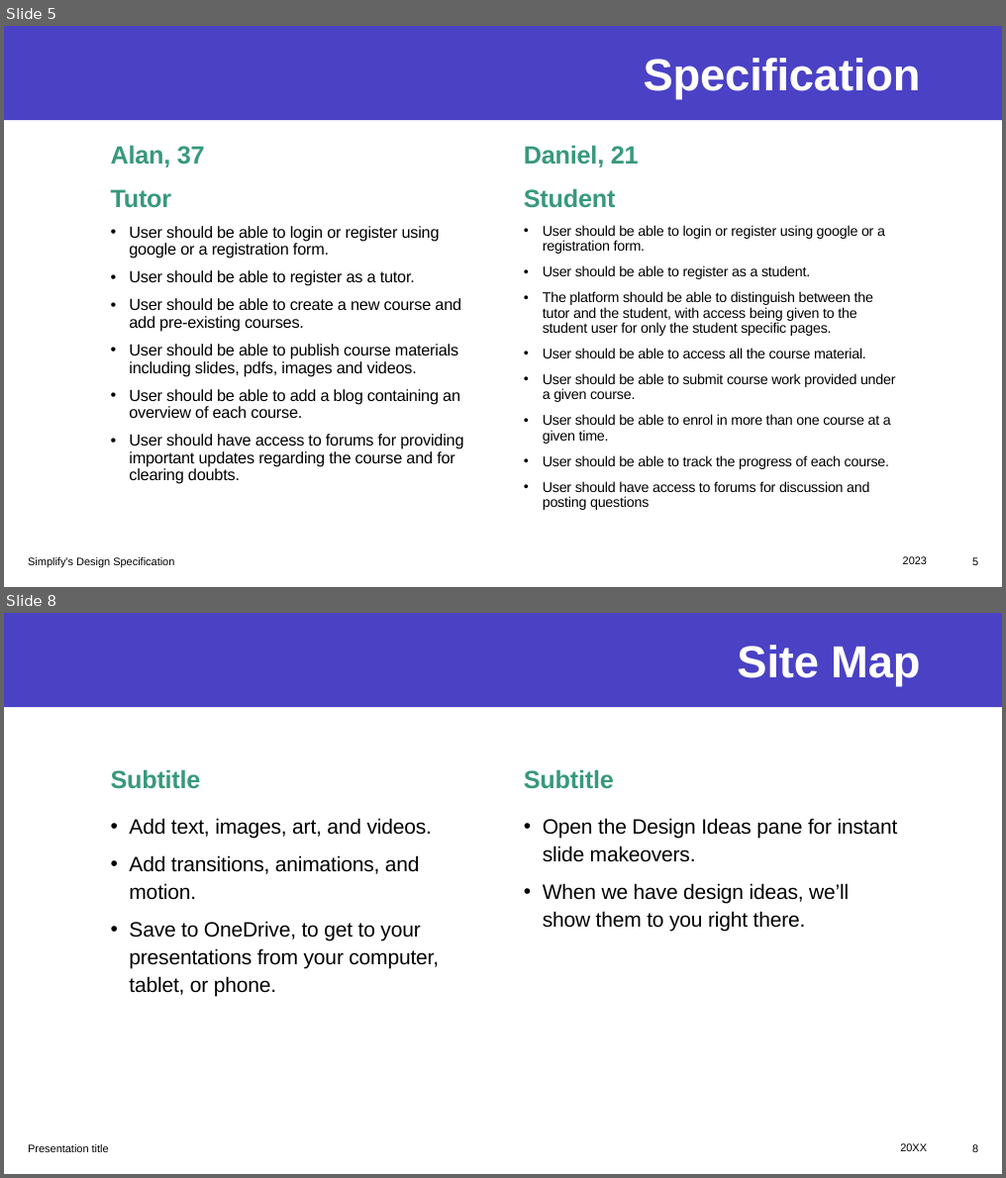
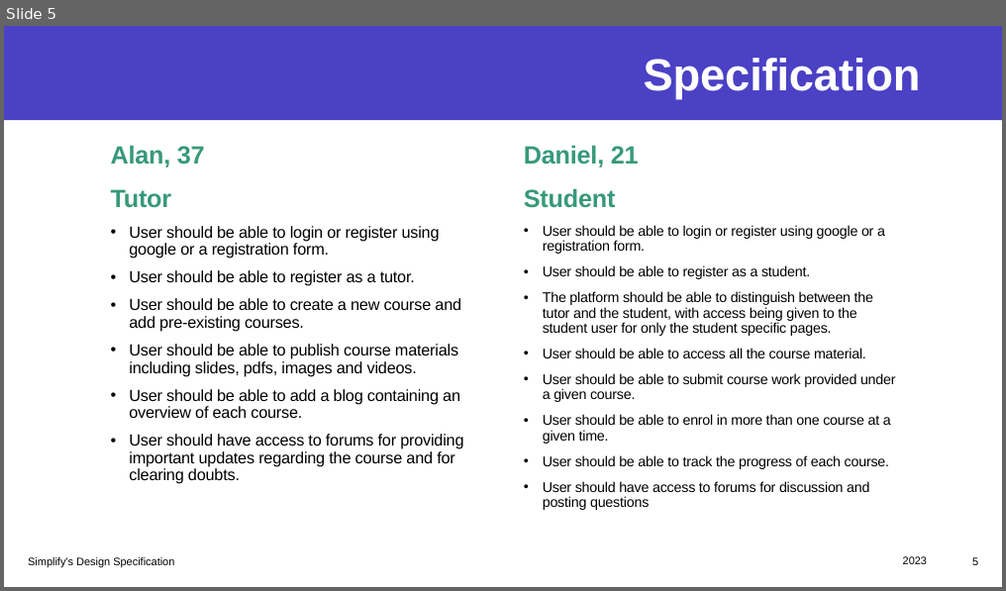
Before and after one commit to praharsh05/ITech-Group, a slide deck: ITech_GP.pptx. Shown one above the other, each under a label of ours: slides 5 and 8 before the commit, slide 5 after it; the slides between them are not shown. The pictures are 1006x1178 and 1006x591 pixels, drawn with LibreOffice and Linux fonts; fonts in the diff are those of the drawing. Boxes give left, top, right and bottom in pixels: in the first picture for what was removed or moved away, otherwise in the second. Text is boxed around its words. In the diff, an @@ line names an element or a change of style, - is before the commit and + after.

```diff
--- a/ITech_GP.pptx
+++ b/ITech_GP.pptx
@@ slide 8 removed at (x1=4, y1=613, x2=1002, y2=1174), background #FFFFFF; not listed: 1 template element that a slide beside it also shows @@
@@ title removed at (x1=737, y1=645, x2=920, y2=687) @@
-Site Map
@@ text removed at (x1=111, y1=769, x2=201, y2=789) @@
-Subtitle
@@ text removed at (x1=524, y1=769, x2=614, y2=789) @@
-Subtitle
@@ text removed at (x1=129, y1=818, x2=439, y2=996) @@
-• Add text, images, art, and videos.
-• Add transitions, animations, and motion.
-• Save to OneDrive, to get to your presentations from your computer, tablet, or phone.
@@ text removed at (x1=543, y1=818, x2=898, y2=931) @@
-• Open the Design Ideas pane for instant slide makeovers.
-• When we have design ideas, we’ll show them to you right there.
@@ text removed at (x1=28, y1=1145, x2=109, y2=1153) @@
-Presentation title
@@ text removed at (x1=900, y1=1144, x2=927, y2=1152) @@
-20XX
@@ page number removed at (x1=972, y1=1145, x2=978, y2=1153) @@
-8
```
Also in this commit, not shown: 3 slides changed, 8 slides added, 8 other slides removed.
